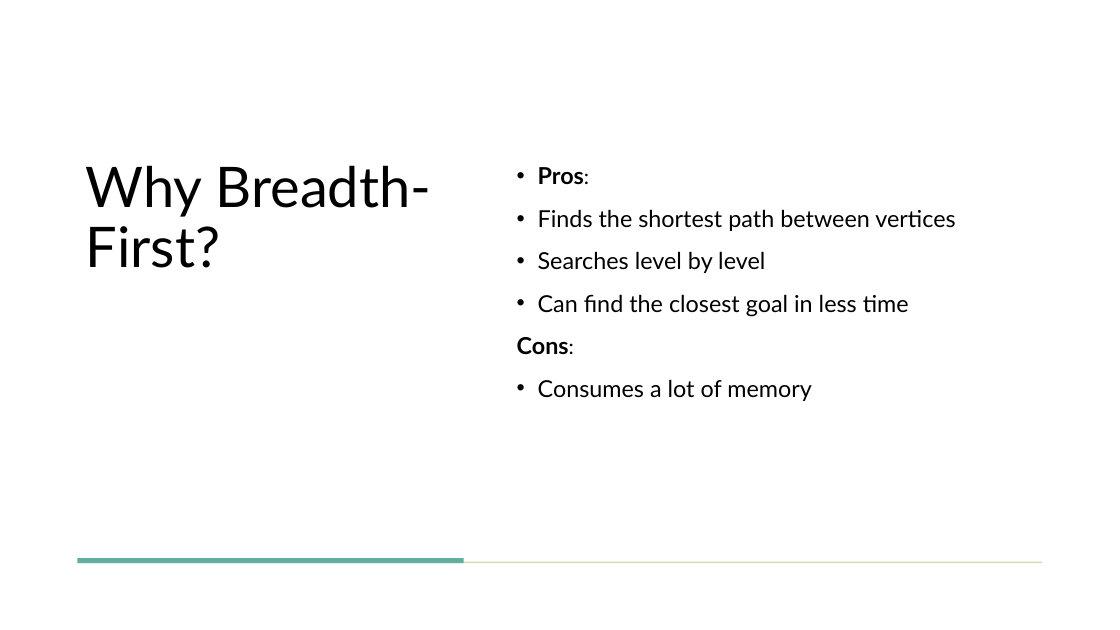
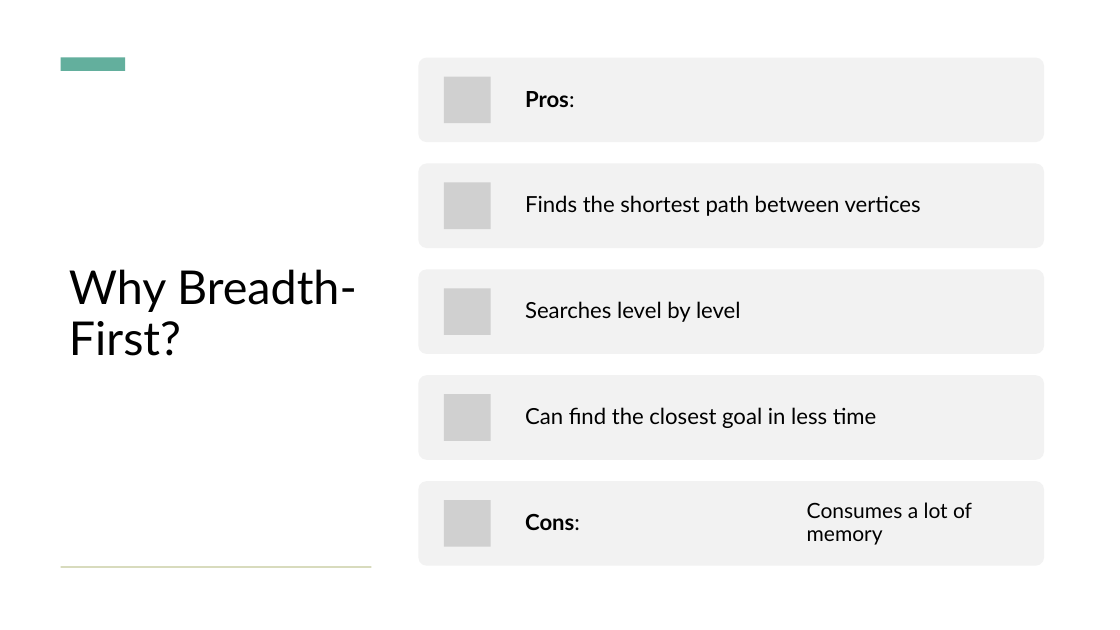
Before and after one commit to lauxpaux/Maze-Robotic-Path, a slide deck: slide 4 of AIAssignment2.pptx. Drawn at 1120x630 pixels with LibreOffice and Linux fonts; fonts in the diff are those of the drawing; grey boxes stand for pictures. Boxes give left, top, right and bottom in pixels: in the first picture for what was removed or moved away, otherwise in the second. Text is boxed around its words. In the diff, an @@ line names an element or a change of style, - is before the commit and + after.

Commit message:
2nd commit
draft
missing breadth-first code, map trees, map search

```diff
--- a/AIAssignment2.pptx
+++ b/AIAssignment2.pptx
@@ rectangle added at [61,58,126,71], fill #63AF9D @@
@@ title "Why Breadth-First?": place and size @@
-title "Why Breadth-First?" at [86,165,432,268]
+title "Why Breadth-First?" at [69,269,357,356]
@@ title "Why Breadth-First?" at [69,269,357,356]: size 48 to 40 pt; vertical alignment top to middle @@
@@ text removed at [517,167,955,401] @@
-• Pros:
-• Finds the shortest path between vertices
-• Searches level by level
-• Can find the closest goal in less time
-Cons:
-• Consumes a lot of memory
@@ group added at [418,57,1044,566]: 6 texts, 5 rounded rectangles, 5 pictures @@
+Pros:
+Finds the shortest path between vertices
+Searches level by level
+Can find the closest goal in less time
+Cons:
+Consumes a lot of memory
@@ rectangle at [60,566,371,568]: fill #63AF9D to #D8DBBD; rotation 90 to 0 degrees @@
@@ rectangle removed at [77,561,1043,563] @@
```
Also in this commit, not shown: 11 slides added, 7 slides removed.
